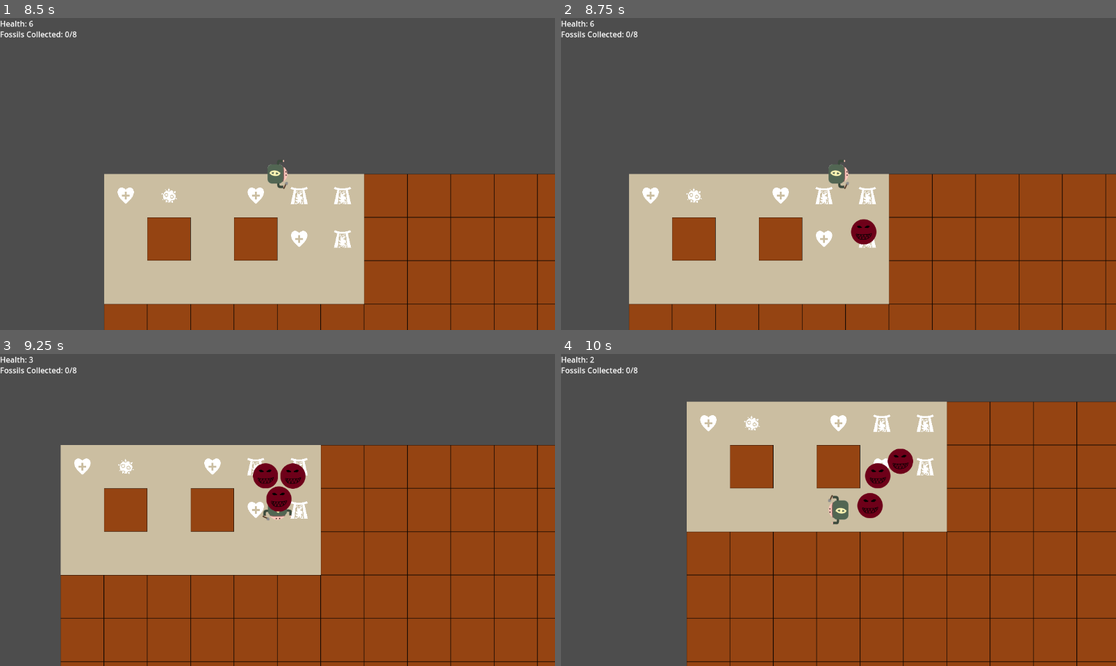
Above: before the commit, frames 1-4 (two rows, left to right).
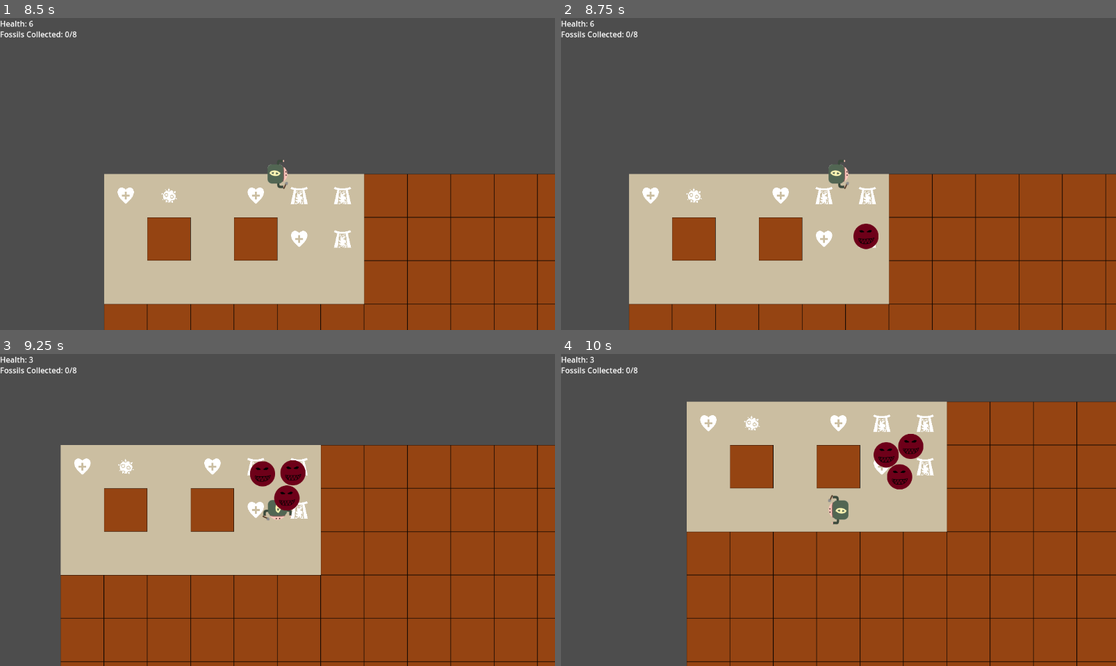
Above: after the commit, the same moments.

Repository: DonYall/Beneath-The-Earth
Game: Godot game, scene res://Scenes/GameScenes/MainMenu.tscn
The game is run twice, just before and just after one commit, with the same random seed, the same clock (stepped at 60 frames per second) and the same inputs.
Inputs:
- Up to frame 1 (8.5 s): click "START" at 0.5 s; tap Enter at 1.25 s; hold Right (move_right) 1.28-2.03 s; hold Down (move_down) 2.03-2.78 s; hold Right (move_right) 2.78-3.53 s; hold Up (move_up) 3.53-4.28 s; hold Left (move_left) 4.28-5.78 s; hold Down (move_down) 5.78-6.53 s; hold Right (move_right) 6.53-7.28 s; hold Up (move_up) 7.28-8.03 s; hold Right (move_right) from 8.03 s (still down)
- Up to frame 2 (8.75 s): keep holding Right (move_right)
- Up to frame 3 (9.25 s): release Right (move_right) at 8.78 s; hold Down (move_down) from 8.78 s (still down)
- Up to frame 4 (10 s): release Down (move_down) at 9.53 s; hold Left (move_left) from 9.53 s (still down)

Frame 1 is identical in both runs. In frame 2, 0.2% of the frame differs, in the area x 52-58%, y 64-75%; in frame 3, 0.7%; in frame 4, 1.4%, in the area x 5-66%, y 0-53%.

Commit message:
Enemy spawner wait times

Diff:
--- a/Scenes/Enemy.gd
+++ b/Scenes/Enemy.gd
@@ -1,6 +1,6 @@
 extends CharacterBody2D
 
-var speed = (randi() % 75 + 200)
+@export var speed = 100
 var screen_size
 var player_instance
 
--- a/Scripts/Items/EnemySpawner.gd
+++ b/Scripts/Items/EnemySpawner.gd
@@ -1,8 +1,9 @@
 extends "res://Scripts/Items/Item.gd"
 
 @export var enemy_scene: PackedScene
+@export var wait_time = 20
+@export var first_wait_time = 5
 var player_instance
-
 
 # Called when the node enters the scene tree for the first time.
 func _ready():
@@ -37,5 +38,5 @@
 
 func on_start():
 	print("test")
-	$SpawnTimer.start()
-	print($SpawnTimer)
+	$SpawnTimer.start(first_wait_time)
+	$SpawnTimer.wait_time = wait_time
